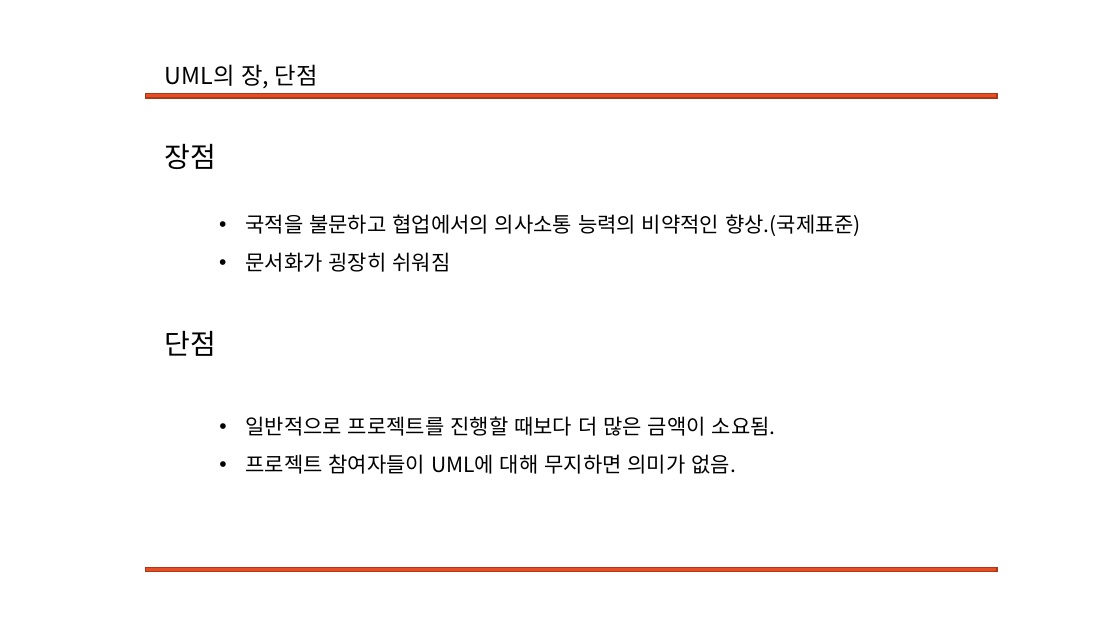
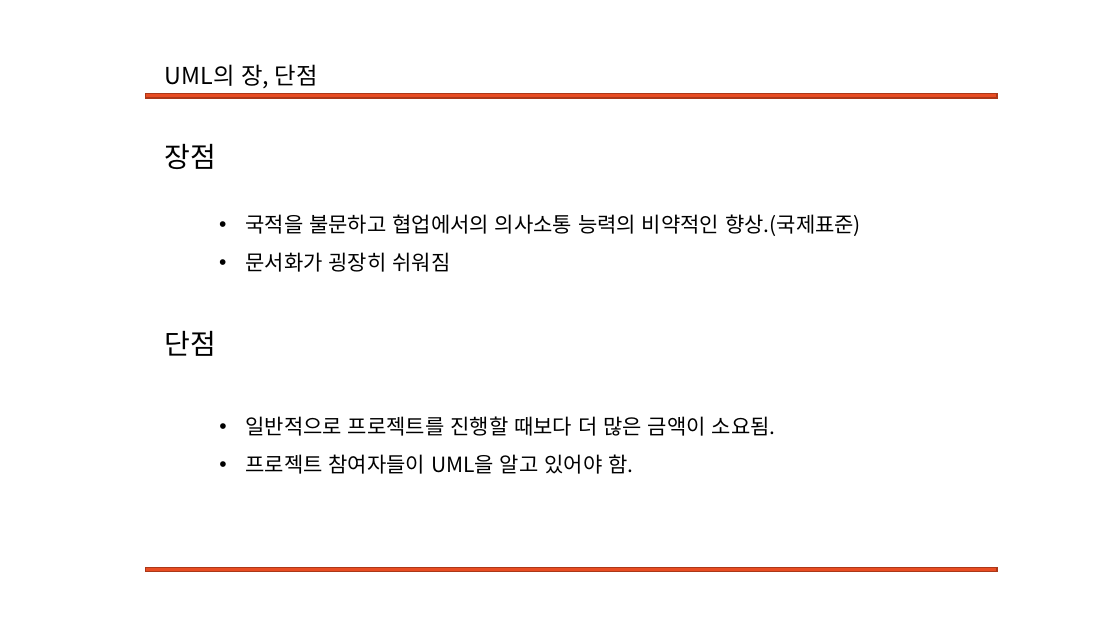
Before and after one commit to Mikusnuz/MyPractice, a slide deck: slide 13 of Study/9. UML.pptx (slide 14 before the commit). Drawn at 1120x630 pixels with LibreOffice and Linux fonts; fonts in the diff are those of the drawing. Boxes give left, top, right and bottom in pixels: in the first picture for what was removed or moved away, otherwise in the second. Text is boxed around its words. In the diff, an @@ line names an element or a change of style, - is before the commit and + after.

```diff
--- a/Study/9. UML.pptx
+++ b/Study/9. UML.pptx
@@ text at (246,454,633,474): text changed @@
-• 프로젝트 참여자들이 UML에 대해 무지하면 의미가 없음.
+• 프로젝트 참여자들이 UML을 알고 있어야 함.
```
Also in this commit, not shown: 2 other slides changed, 1 slide removed, 6 other files.
